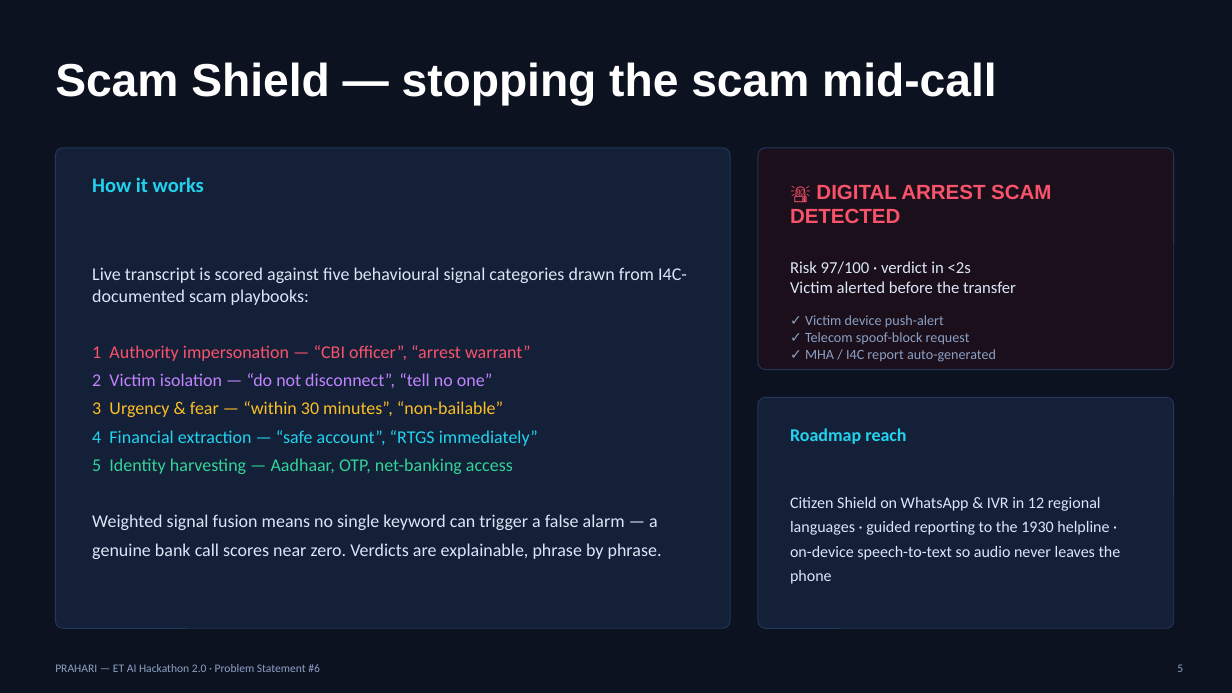
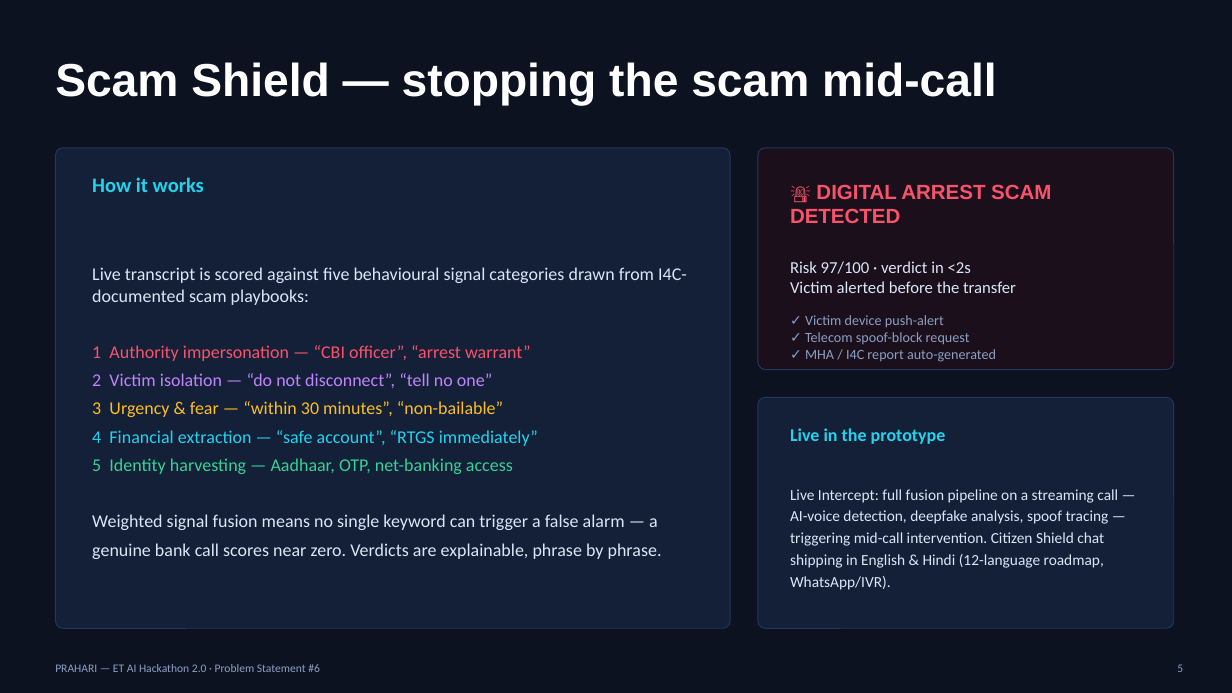
Before and after one commit to sanskar9999/prahari, a slide deck: slide 5 of docs/PRAHARI_Pitch_Deck.pptx. Drawn at 1232x693 pixels with LibreOffice and Linux fonts; fonts in the diff are those of the drawing. Boxes give left, top, right and bottom in pixels: in the first picture for what was removed or moved away, otherwise in the second. Text is boxed around its words. In the diff, an @@ line names an element or a change of style, - is before the commit and + after.

```diff
--- a/docs/PRAHARI_Pitch_Deck.pptx
+++ b/docs/PRAHARI_Pitch_Deck.pptx
@@ text at (790, 428, 946, 444): text changed @@
-Roadmap reach
+Live in the prototype
@@ text at (790, 489, 1118, 590): text changed; size 12.5 to 12 pt @@
-Citizen Shield on WhatsApp & IVR in 12 regional languages · guided reporting to the 1930 helpline · on-device speech-to-text so audio never leaves the phone
+Live Intercept: full fusion pipeline on a streaming call — AI-voice detection, deepfake analysis, spoof tracing — triggering mid-call intervention. Citizen Shield chat shipping in English & Hindi (12-language roadmap, WhatsApp/IVR).
```
Also in this commit, not shown: 2 other slides changed, 9 other files.
